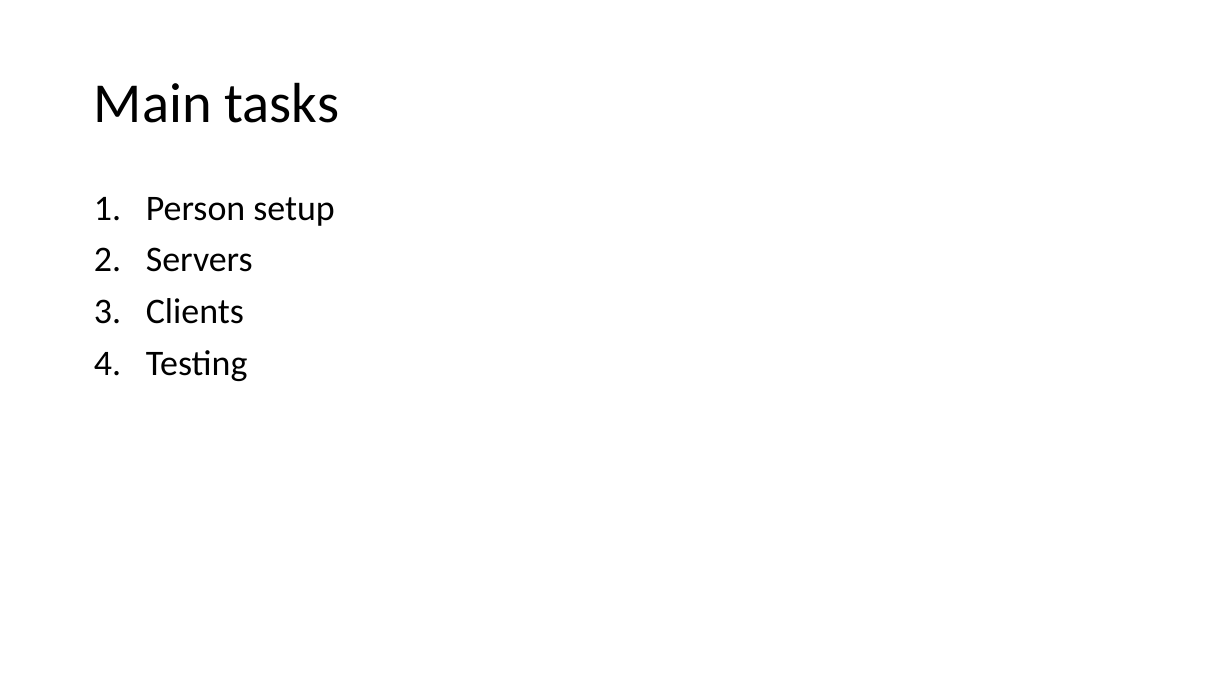
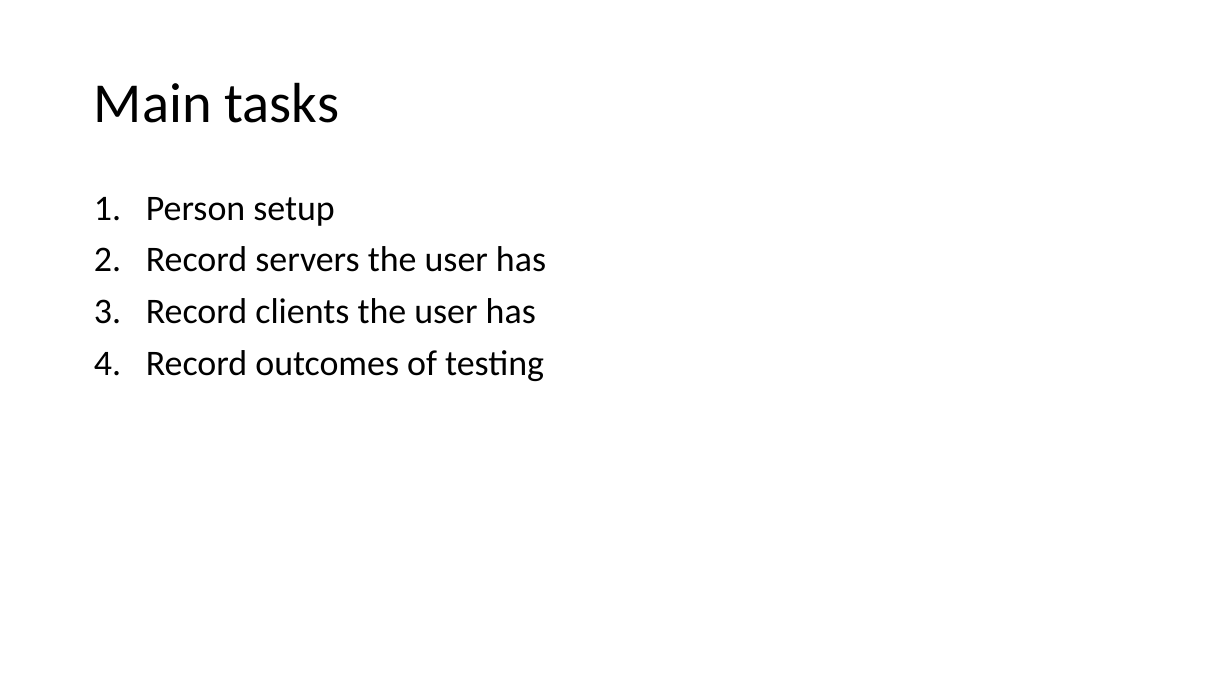
Before and after one commit to davidhay25/framingham, a slide deck: slide 19 of artifacts/conMan.pptx (slide 16 before the commit). Drawn at 1232x693 pixels with LibreOffice and Linux fonts; fonts in the diff are those of the drawing. Boxes give left, top, right and bottom in pixels: in the first picture for what was removed or moved away, otherwise in the second. Text is boxed around its words. In the diff, an @@ line names an element or a change of style, - is before the commit and + after.

```diff
--- a/artifacts/conMan.pptx
+++ b/artifacts/conMan.pptx
@@ text at (x1=146, y1=246, x2=546, y2=381): text changed @@
-2. Servers
-3. Clients
-4. Testing
+2. Record servers the user has
+3. Record clients the user has
+4. Record outcomes of testing
```
Also in this commit, not shown: 11 other slides changed, 8 slides added, 2 other files.
